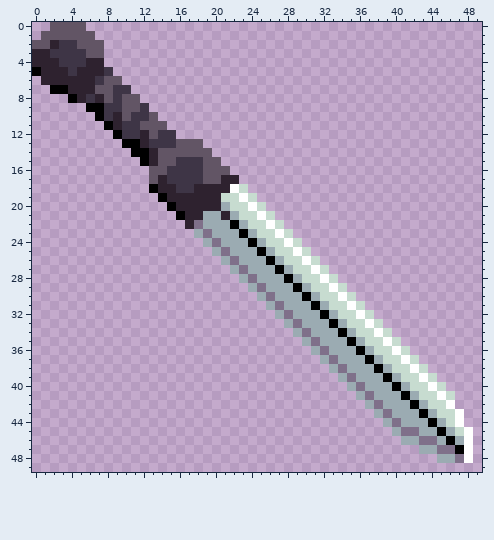
One commit to this pixel-art sprite: assets/images/Cards/Positon Icons/Lower.png. The picture above is the old version.
The file is 50x50 pixels.
After the commit:
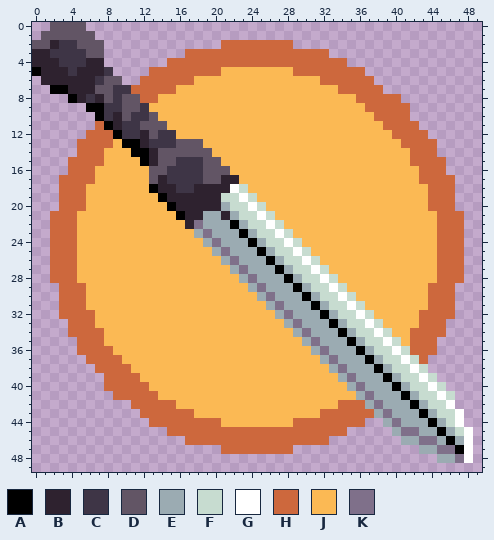
Palette (. is transparent): A #000000  B #2e222f  C #3e3546  D #625565  E #9babb2  F #c7dcd0  G #ffffff  H #cd683d  J #fbb954  K #7f708a
The exact change:
Changed rows in their new state; - is an unchanged pixel.
first column x 2:
 2 -------------------HHHHHHHH-------------------
 3 ---------------HHHHHHHHHHHHHHHH---------------
 4 -------------HHHHHHHHHHHHHHHHHHHH-------------
 5 -----------HHHHHHHHJJJJJJJJHHHHHHHH-----------
 6 ----------HHHHHHJJJJJJJJJJJJJJHHHHHH----------
 7 ---------HHHHHJJJJJJJJJJJJJJJJJJHHHHH---------
 8 ----------HHJJJJJJJJJJJJJJJJJJJJJJHHHHH-------
 9 -----------JJJJJJJJJJJJJJJJJJJJJJJJHHHHH------
10 ------------JJJJJJJJJJJJJJJJJJJJJJJJHHHH------
11 -----H-------JJJJJJJJJJJJJJJJJJJJJJJJHHHH-----
12 ----HHH-------JJJJJJJJJJJJJJJJJJJJJJJJHHHH----
13 ---HHHHJ---------JJJJJJJJJJJJJJJJJJJJJJHHHH---
14 ---HHHJJJ---------JJJJJJJJJJJJJJJJJJJJJJHHH---
15 --HHHHJJJJ---------JJJJJJJJJJJJJJJJJJJJJHHHH--
16 --HHHJJJJJJ---------JJJJJJJJJJJJJJJJJJJJJHHH--
17 -HHHHJJJJJJ----------JJJJJJJJJJJJJJJJJJJJHHHH-
18 -HHHJJJJJJJ-----------JJJJJJJJJJJJJJJJJJJJHHH-
19 -HHHJJJJJJJJ-----------JJJJJJJJJJJJJJJJJJJHHH-
20 -HHHJJJJJJJJJ-----------JJJJJJJJJJJJJJJJJJHHH-
21 HHHJJJJJJJJJJJ-----------JJJJJJJJJJJJJJJJJJHHH
22 HHHJJJJJJJJJJJJ-----------JJJJJJJJJJJJJJJJJHHH
23 HHHJJJJJJJJJJJJJ-----------JJJJJJJJJJJJJJJJHHH
24 HHHJJJJJJJJJJJJJJ-----------JJJJJJJJJJJJJJJHHH
25 HHHJJJJJJJJJJJJJJJ-----------JJJJJJJJJJJJJJHHH
26 HHHJJJJJJJJJJJJJJJJ-----------JJJJJJJJJJJJJHHH
27 HHHJJJJJJJJJJJJJJJJJ-----------JJJJJJJJJJJJHHH
28 HHHJJJJJJJJJJJJJJJJJJ-----------JJJJJJJJJJJHHH
29 -HHHJJJJJJJJJJJJJJJJJJ-----------JJJJJJJJJHHH-
30 -HHHJJJJJJJJJJJJJJJJJJJ-----------JJJJJJJJHHH-
31 -HHHJJJJJJJJJJJJJJJJJJJJ-----------JJJJJJJHHH-
32 -HHHHJJJJJJJJJJJJJJJJJJJJ-----------JJJJJHHHH-
33 --HHHJJJJJJJJJJJJJJJJJJJJJ-----------JJJJHHH--
34 --HHHHJJJJJJJJJJJJJJJJJJJJJ-----------JJHHHH--
35 ---HHHJJJJJJJJJJJJJJJJJJJJJJ-----------JHHH---
36 ---HHHHJJJJJJJJJJJJJJJJJJJJJJ-----------HHH---
37 ----HHHHJJJJJJJJJJJJJJJJJJJJJJ-----------H----
38 -----HHHHJJJJJJJJJJJJJJJJJJJJJJ---------------
39 ------HHHHJJJJJJJJJJJJJJJJJJJJJJ--------------
40 ------HHHHHJJJJJJJJJJJJJJJJJJJJJJ-------------
41 -------HHHHHJJJJJJJJJJJJJJJJJJJJJJ------------
42 ---------HHHHHJJJJJJJJJJJJJJJJJJHHH-----------
43 ----------HHHHHHJJJJJJJJJJJJJJHHHHHH----------
44 -----------HHHHHHHHJJJJJJJJHHHHHHHH-----------
45 -------------HHHHHHHHHHHHHHHHHHHH-------------
46 ---------------HHHHHHHHHHHHHHHH---------------
47 -------------------HHHHHHHH-------------------
Pixel boxes of the changes (left, top, right, bottom) in both pictures:
added: (50, 40, 464, 454)
